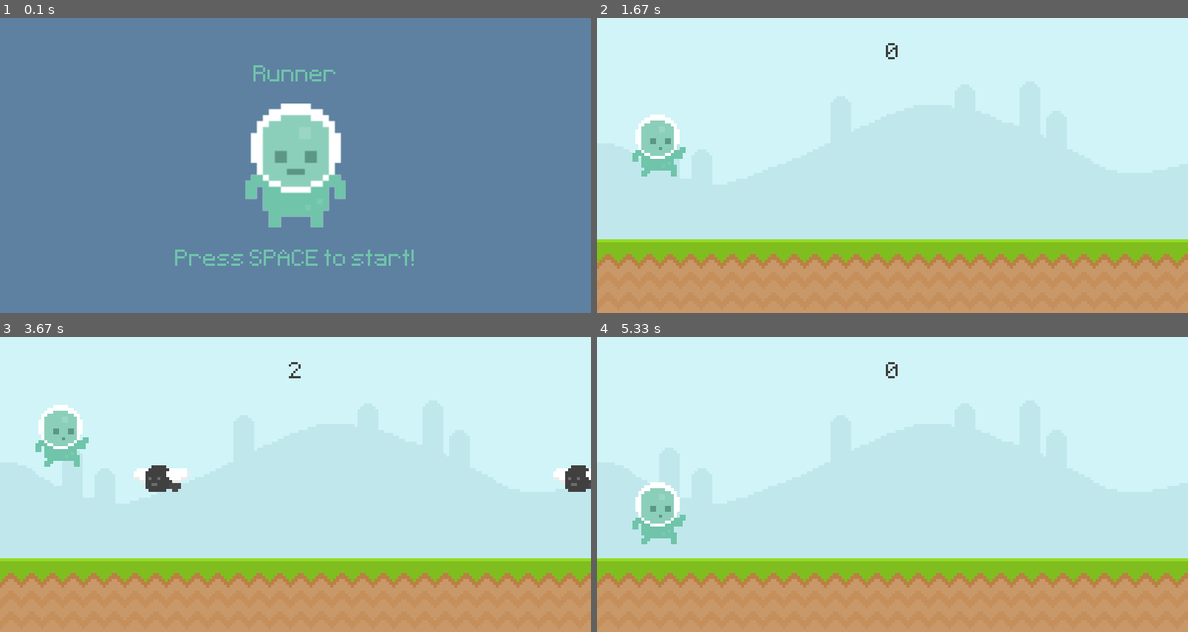
Above: before the commit, frames 1-4 (two rows, left to right).
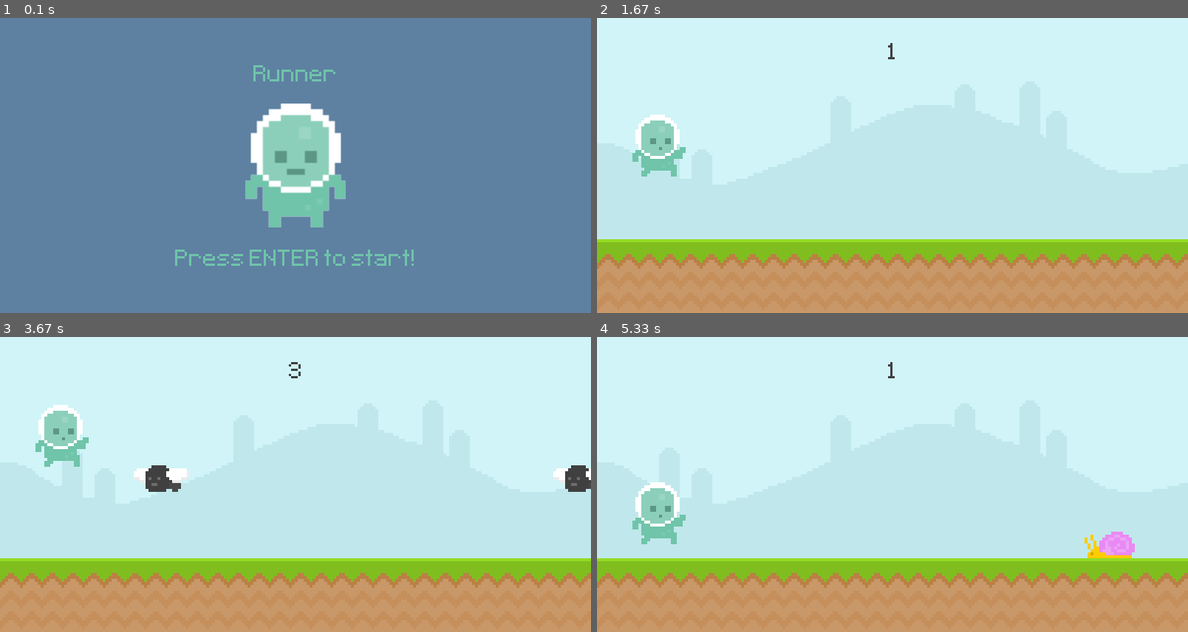
Above: after the commit, the same moments.

Repository: damjanh/Runner-PyGame
Game: pygame game, started from main.py
Same seed, same stepped clock (60 frames per second), same inputs: the game is played once before the commit and once after it.
Inputs:
- Up to frame 1 (0.1 s): no input
- Up to frame 2 (1.67 s): tap Enter at 0.33 s; tap Space at 0.67, 1.57 s
- Up to frame 3 (3.67 s): tap Space at 1.87, 2.07, 2.37, 2.57, 2.87, 3.13, 3.47 s
- Up to frame 4 (5.33 s): tap Space at 3.77, 4.63, 4.93, 5.3 s; tap Enter at 3.83 s

The runs differ from the first frame. In frame 1, 0.2% of the frame differs, in the area x 42-54%, y 78-84%; in frame 2, less than 0.1%; in frame 3, less than 0.1%; in frame 4, 0.6%, in the area x 48-91%, y 8-75%.

Commit message:
Add jump sound and background music. Change start key to return.

Diff:
--- a/main.py
+++ b/main.py
@@ -13,14 +13,19 @@
         self.player_walk = [player_walk_1, player_walk_2]
         self.player_index = 0
         self.player_jump = pygame.image.load('graphics/player/jump.png').convert_alpha()
+
         self.image = self.player_walk[self.player_index]
         self.rect = self.image.get_rect(midbottom=(80, 300))
         self.gravity = 0
+
+        self.jump_sound = pygame.mixer.Sound('audio/jump.mp3')
+        self.jump_sound.set_volume(0.5)
 
     def player_input(self):
         keys = pygame.key.get_pressed()
         if keys[pygame.K_SPACE] and self.rect.bottom == 300:
             self.gravity = -20
+            self.jump_sound.play()
 
     def apply_gravity(self):
         self.gravity += 1
@@ -105,6 +110,10 @@
 start_time = 0
 score = 0
 
+bg_music = pygame.mixer.Sound('audio/music.wav')
+bg_music.set_volume(0.7)
+bg_music.play(loops=-1)
+
 # Groups
 player = pygame.sprite.GroupSingle()
 player.add(Player())
@@ -122,7 +131,7 @@
 game_name_surface = font.render('Runner', False, (111, 196, 169))
 game_name_rectangle = game_name_surface.get_rect(center=(400, 80))
 
-game_message_surface = font.render("Press SPACE to start!", False, (111, 196, 169))
+game_message_surface = font.render("Press ENTER to start!", False, (111, 196, 169))
 game_message_rectangle = game_message_surface.get_rect(center=(400, 330))
 
 # Timers
@@ -141,7 +150,7 @@
             pygame.quit()
             exit()
         if not game_active:
-            if event.type == pygame.KEYDOWN and event.key == pygame.K_SPACE:
+            if event.type == pygame.KEYDOWN and event.key == pygame.K_RETURN:
                 game_active = True
                 start_time = pygame.time.get_ticks()
         else:
Not shown, added: audio/jump.mp3
Not shown, added: audio/music.wav
